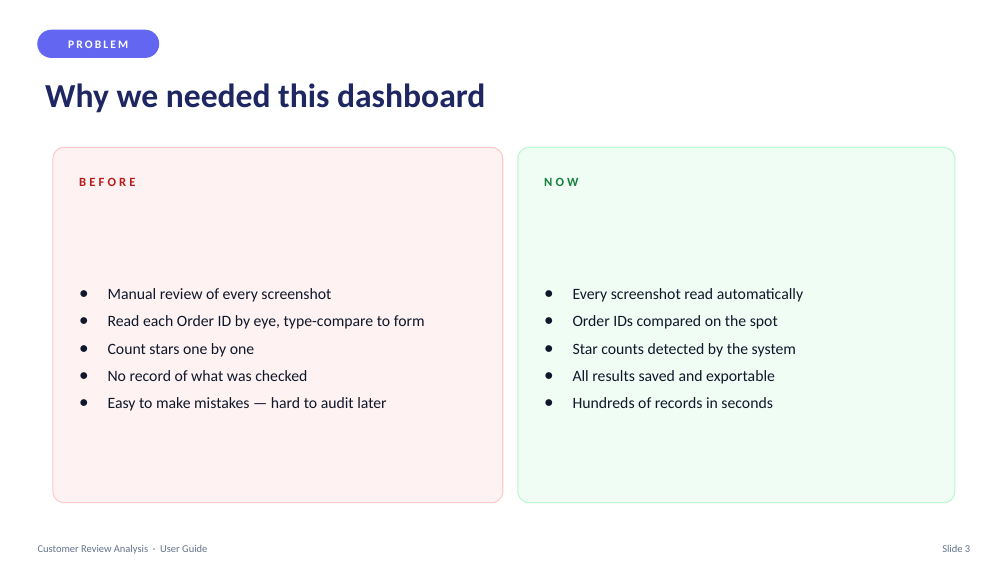
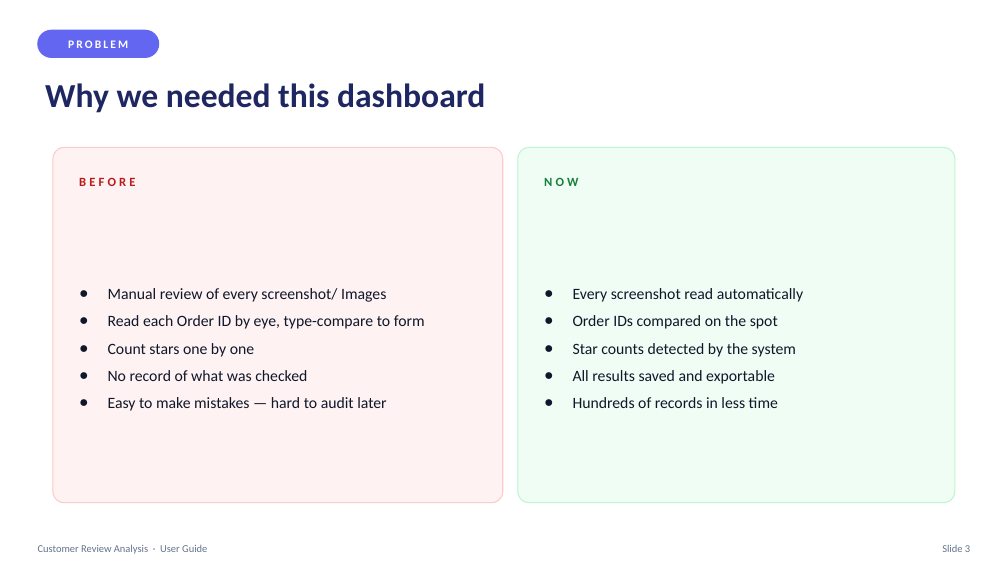
Before and after one commit to BobCantBuild/zoho-image-pipeline, a slide deck: slide 3 of docs/Customer_Review_Analysis_User_Guide.pptx. Drawn at 1008x567 pixels with LibreOffice and Linux fonts; fonts in the diff are those of the drawing. Boxes give left, top, right and bottom in pixels: in the first picture for what was removed or moved away, otherwise in the second. Text is boxed around its words. In the diff, an @@ line names an element or a change of style, - is before the commit and + after.

```diff
--- a/docs/Customer_Review_Analysis_User_Guide.pptx
+++ b/docs/Customer_Review_Analysis_User_Guide.pptx
@@ text at (x1=108, y1=288, x2=386, y2=302): text changed @@
-● Manual review of every screenshot
+● Manual review of every screenshot/ Images
@@ text at (x1=573, y1=397, x2=778, y2=408): text changed @@
-● Hundreds of records in seconds
+● Hundreds of records in less time
```
Also in this commit, not shown: 1 slide removed, 1 other file.
